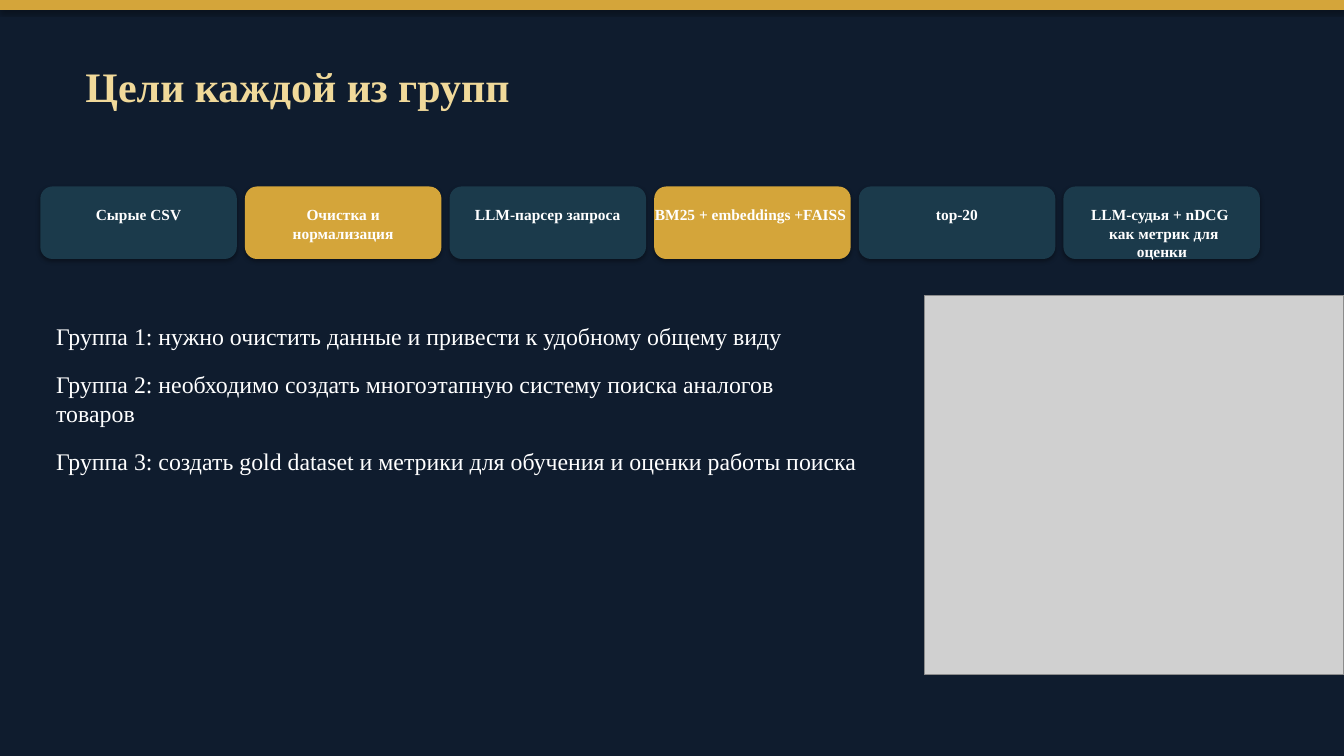
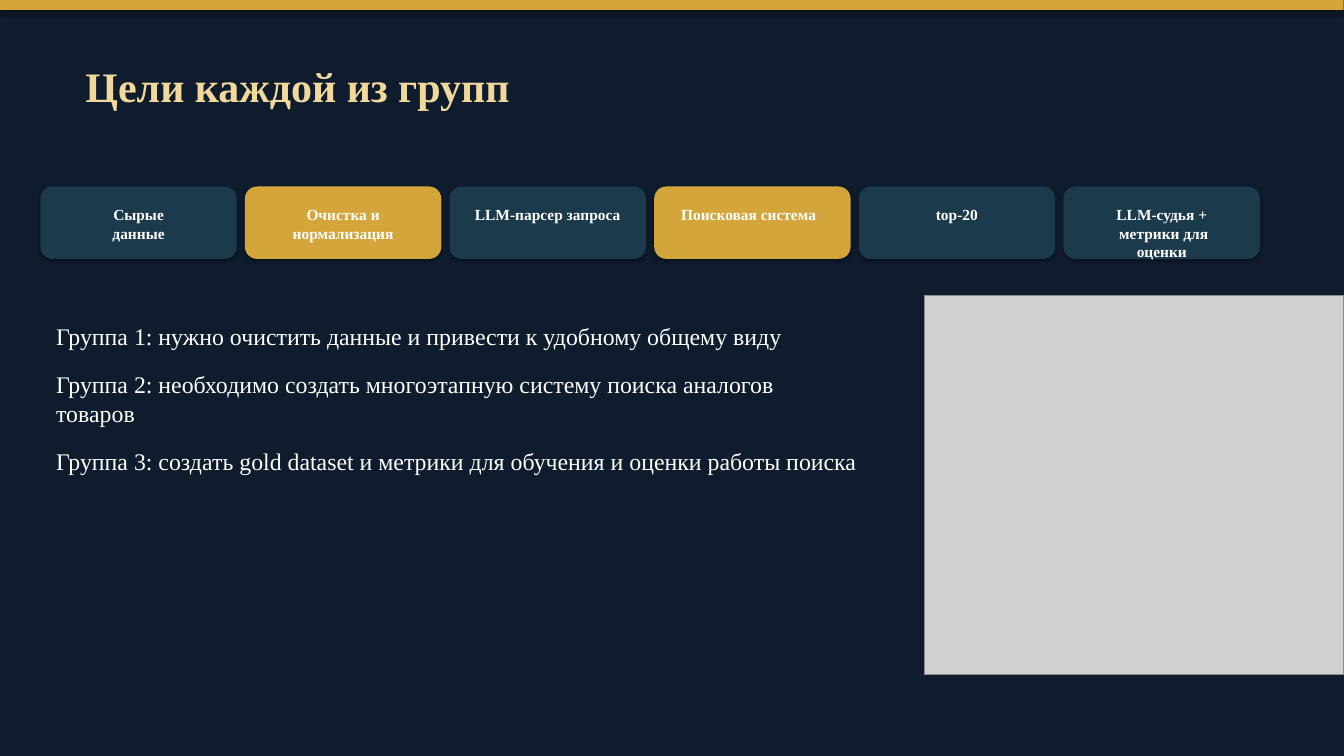
Before and after one commit to firsovps-tech/Most_cool_project_in_the_world, a slide deck: slide 8 of presentation_libre.pptx (slide 6 before the commit). Drawn at 1344x756 pixels with LibreOffice and Linux fonts; fonts in the diff are those of the drawing; grey boxes stand for pictures. Boxes give left, top, right and bottom in pixels: in the first picture for what was removed or moved away, otherwise in the second. Text is boxed around its words. In the diff, an @@ line names an element or a change of style, - is before the commit and + after.

```diff
--- a/presentation_libre.pptx
+++ b/presentation_libre.pptx
@@ text at bbox=[112, 209, 164, 242]: text changed @@
-Сырые CSV
+Сырые данные
@@ text removed at bbox=[655, 209, 845, 224] @@
-BM25 + embeddings +FAISS
@@ text added at bbox=[681, 210, 816, 220], 11 pt, text #FFFFFF, bold @@
+Поисковая система
@@ text at bbox=[1116, 210, 1208, 261]: text changed @@
-LLM-судья + nDCG
-как метрик для оценки
+LLM-судья +
+метрики для оценки
```
Also in this commit, not shown: 2 other slides changed, 4 slides added, 2 slides removed.
